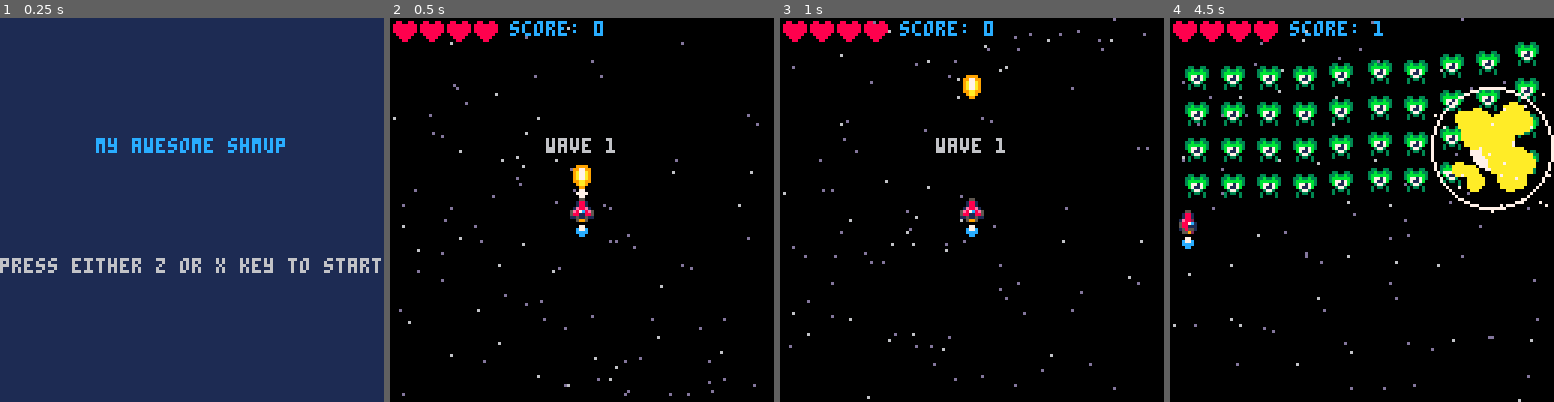
Above: before the commit, frames 1-4 (left to right).
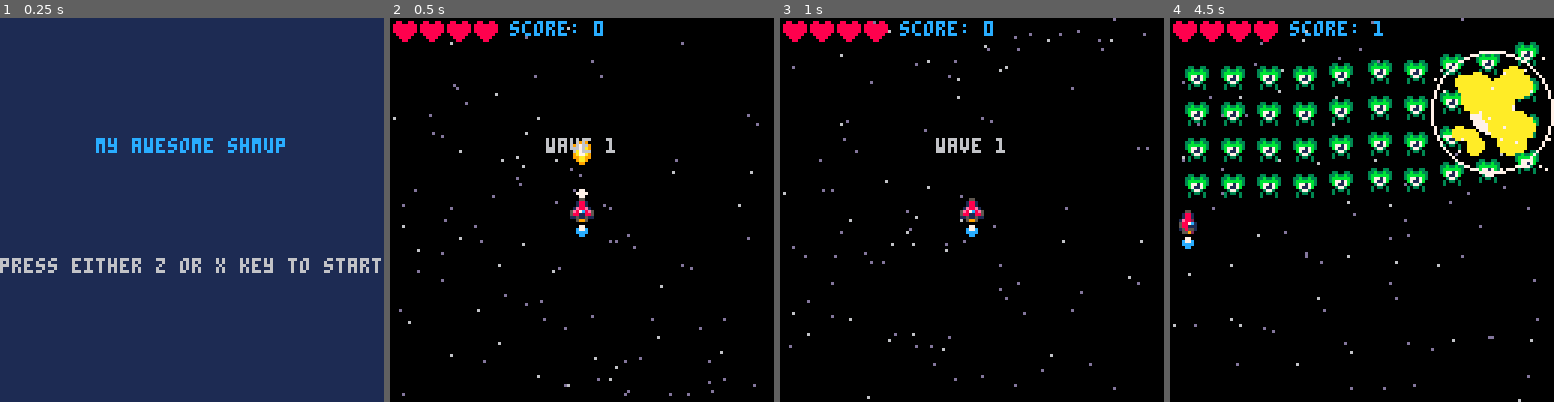
Above: after the commit, the same moments.

Repository: CRBroughton/pico-8-hero
Game: PICO-8 cartridge src/pico-8-hero.p8
Same seed, same stepped clock (60 frames per second), same inputs: the game is played once before the commit and once after it.
Inputs:
- Up to frame 1 (0.25 s): no input
- Up to frame 2 (0.5 s): tap X (X key) at 0.33 s
- Up to frame 3 (1 s): tap O (Z key) at 0.7 s
- Up to frame 4 (4.5 s): tap X (X key) at 1.07, 1.85, 2.97, 4.08 s; hold Right 1.6-2.1 s; tap O (Z key) every 0.4 s from 1.7 to 4.1 s; hold Up 2.15-2.42 s; hold Right 2.47-3.03 s; hold Left 3.08-3.58 s; hold Down 3.63-3.97 s; hold Right from 4.02 s (still down)

Frame 1 is identical in both runs. In frame 2, 0.4% of the frame differs, in the area x 47-53%, y 32-45%; in frame 3, 0.2%; in frame 4, 5.3%, in the area x 67-100%, y 8-51%.

Commit message:
feat(enemies): :construction: tweak enemy bullets, include flash when firing

Diff:
--- a/src/bullets.lua
+++ b/src/bullets.lua
@@ -1,12 +1,14 @@
 function fire(enemy)
     local bullet = makesprite()
-    bullet.x = enemy.x
-    bullet.y = enemy.y
+    bullet.x = enemy.x + 3
+    bullet.y = enemy.y + 6
     bullet.sprite = 32
     bullet.animation = {32, 33, 34, 33}
     bullet.animationspeed = 0.5
-    bullet.sy = 1
+    bullet.sy = 2
     bullet.collisionwidth = 2
     bullet.collisionheight = 2
+    bullet.bulletmode = true
+    enemy.flash = 4
     add(enemybullets, bullet)
 end
--- a/src/update.lua
+++ b/src/update.lua
@@ -29,6 +29,7 @@
             bullet.y = ship.y - 3
             bullet.sprite = 16
             bullet.collisionwidth = 6
+            bullet.sy = -4
 
             add(bullets, bullet)
 
@@ -41,7 +42,7 @@
 
     -- Animates the bullets
     for bullet in all(bullets) do
-        bullet.y -= 2
+        move(bullet)
 
         if bullet.y < -8 then
             del(bullets, bullet)
--- a/src/utils.lua
+++ b/src/utils.lua
@@ -6,6 +6,10 @@
         if time % 4 < 2 then
             spritex += 1
         end
+    end
+    if sprite.bulletmode then
+        spritex -= 2
+        spritey -= 2
     end
     spr(sprite.sprite, spritex, spritey, sprite.width, sprite.height)
 end
